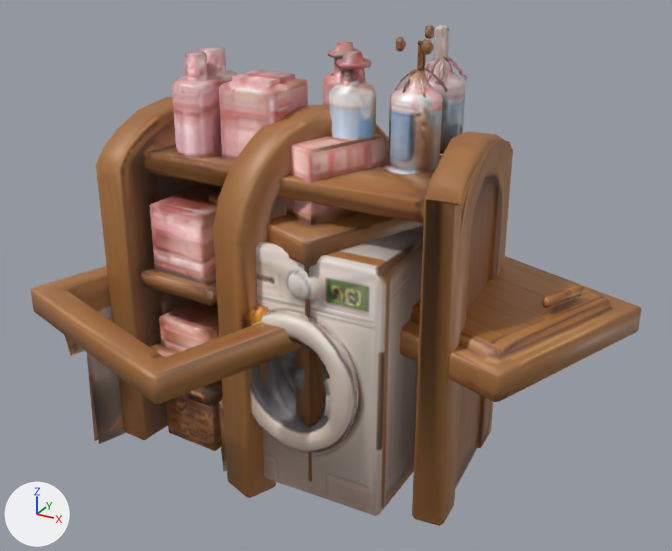
The Blender file Blender/SM_Agit_D.blend: old version first, new version second.
Camera for both pictures: a 50 mm camera at (1.8, -2.62, 1.79) aimed at (0.19, 0.3, 0.33). Lighting does not change. The marker at lower left points along +X, +Y and +Z. The picture after the commit comes second.

Names of what the first picture shows: 'SM_Agit_D.000', 'SM_Agit_D.001', 'SM_Agit_D.004', 'SM_Agit_D.006'.
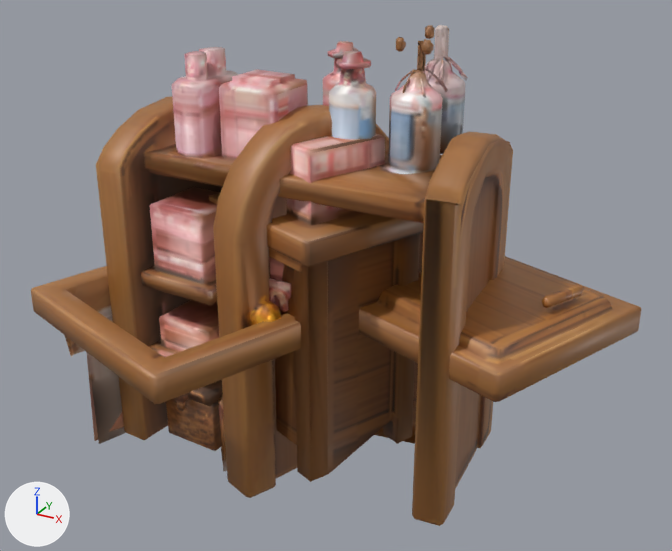
Where the change shows, as pixel boxes [x1, y1, x2, y2] in the pictures (672 x 551 px):
part 1 of me_sm_agit_d, deleted
    before: [250, 226, 424, 516]
'SM_Agit_D.004', unchanged, uncovered by the edit
    both: [209, 134, 424, 482]

The change, as a diff of the scene's bpy script:
```diff
--- a/Blender/SM_Agit_D.blend.py
+++ b/Blender/SM_Agit_D.blend.py
@@ me_sm_agit_d @@
 # used by ob_sm_agit_d_000; location = (0.052, 0.384, 0.16); rotation_euler = (1.571, 0.0, 0.0), in degrees (90, 0, 0)
-me_sm_agit_d.from_pydata(...)  # 1893 vertices, 3788 faces; spans x -0.78..0.72, y -0.69..1.07, z -0.49..0.42
+me_sm_agit_d.from_pydata(...)  # 1640 vertices, 3273 faces; spans x -0.78..0.72, y -0.69..1.07, z -0.49..0.38
+# me_sm_agit_d part 1
+# 253 vertices are removed from x -0.21..0.48, y -0.69..0.36, z 0.13..0.42
+# 515 faces are deleted
 me_sm_agit_d.materials.append(mat_m_agit_d)
```
